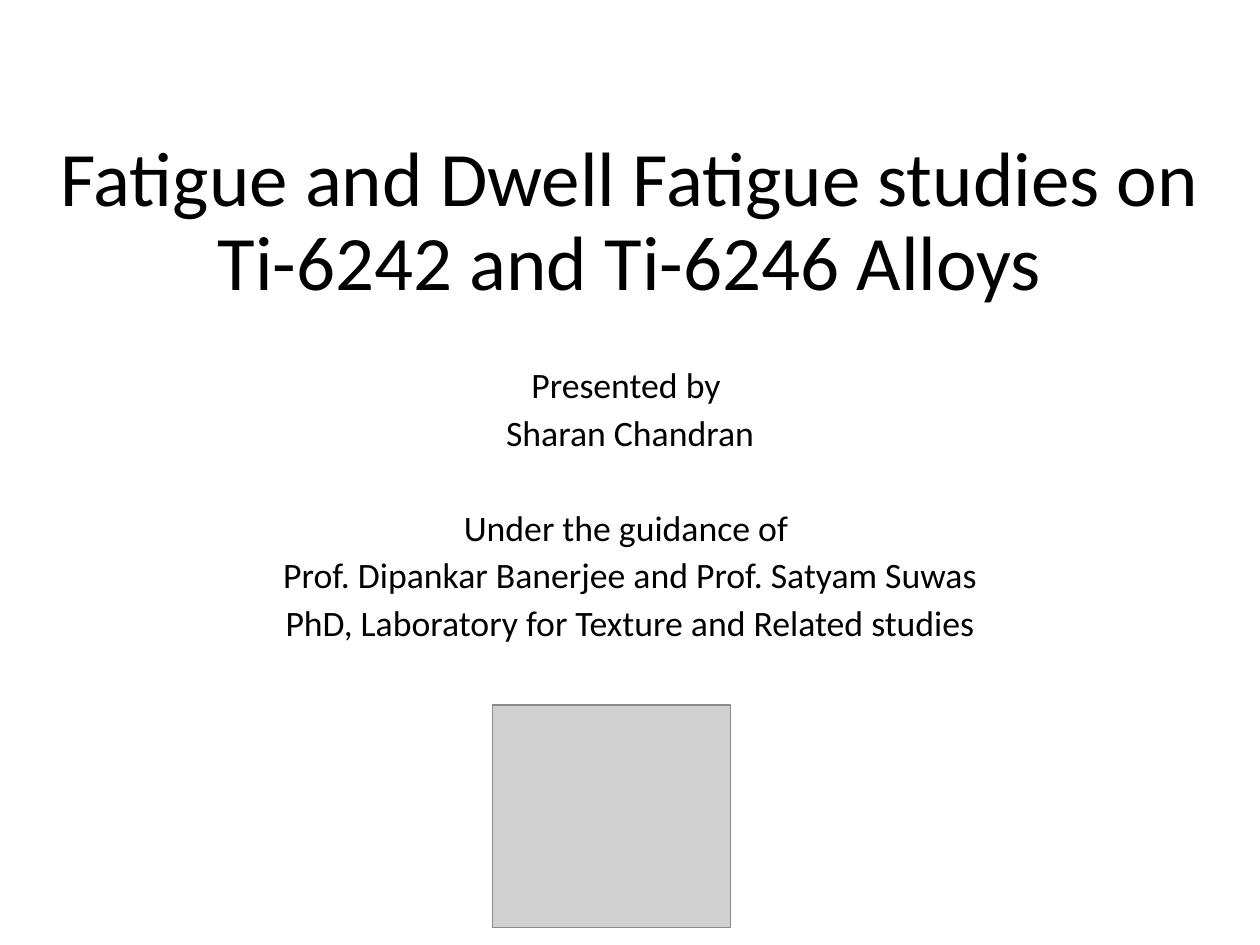
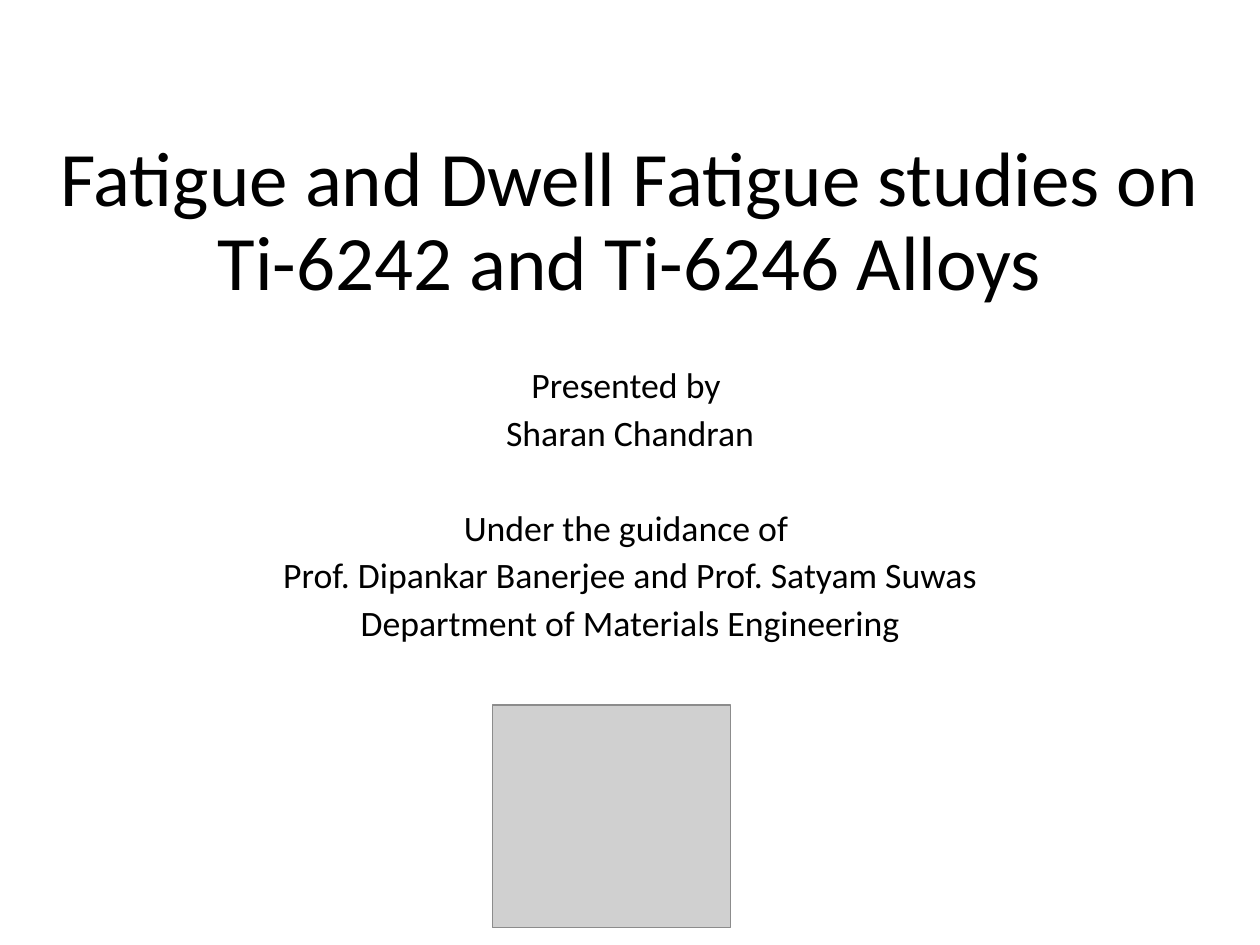
Before and after one commit to Sharanc25/Elements, a slide deck: slide 1 of Thesis/Comprehensive Exam/References/yazar.pptx. Drawn at 1260x945 pixels with LibreOffice and Linux fonts; fonts in the diff are those of the drawing; grey boxes stand for pictures. Boxes give left, top, right and bottom in pixels: in the first picture for what was removed or moved away, otherwise in the second. Text is boxed around its words. In the diff, an @@ line names an element or a change of style, - is before the commit and + after.

Commit message:
/ ‘Thesis/Comprehensive Exam/References/yazar.pptx’

```diff
--- a/Thesis/Comprehensive Exam/References/yazar.pptx
+++ b/Thesis/Comprehensive Exam/References/yazar.pptx
@@ subtitle at [361, 611, 899, 642]: text changed @@
-PhD, Laboratory for Texture and Related studies
+Department of Materials Engineering
```
